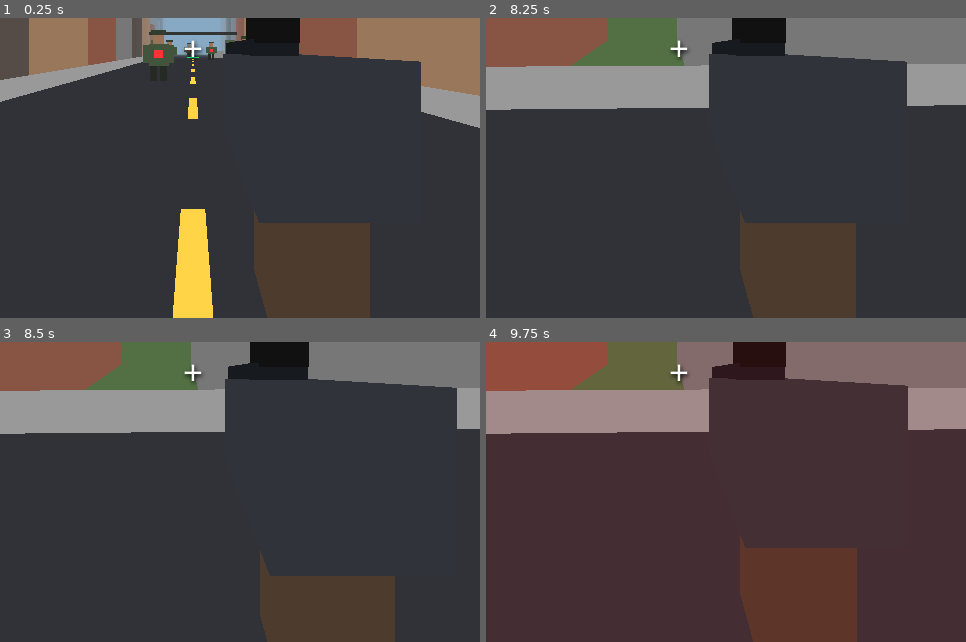
Above: before the commit, frames 1-4 (two rows, left to right).
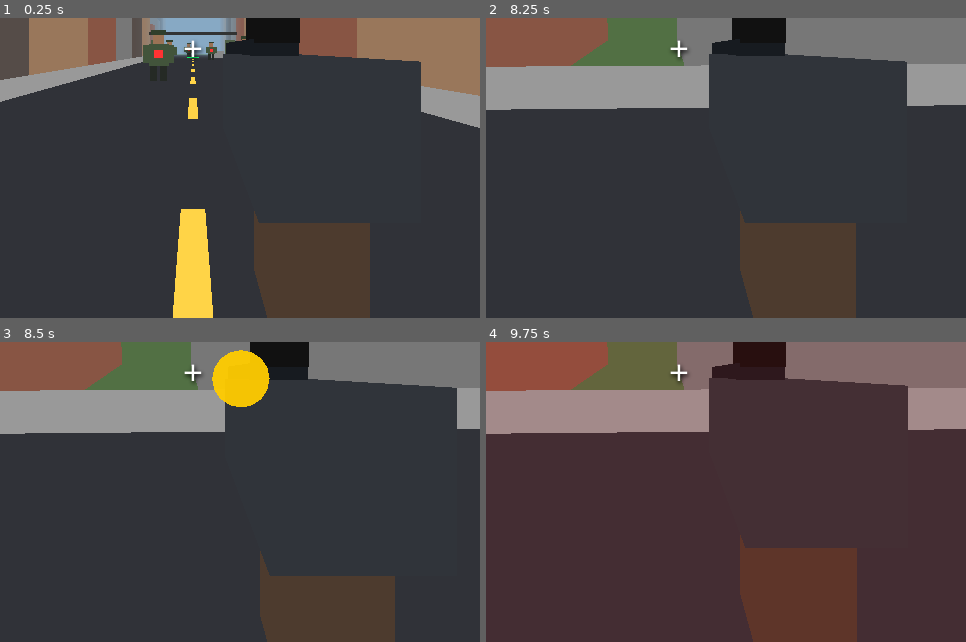
Above: after the commit, the same moments.

Repository: David31005/Military-FPS-Game
Game: browser game, page index.html
Two runs of this game, one before a commit and one after it. Both use one fixed random seed, a clock stepped at 60 frames per second and the inputs below.
Inputs (mouse positions are % of the whole screen's width and height, from its top left):
- Up to frame 1 (0.25 s): no input
- Up to frame 2 (8.25 s): click (50, 50) at 0.27 s; click (50, 60) at 1.07 s; click (9, 86) at 1.27 s; click (30, 40) at 1.67 s; click "FIRE" at 1.87 s; click "FIRE" at 2.02 s; press the mouse at (70, 35) at 2.27 s; release the mouse at (50, 30) at 2.4 s; click (9, 86) at 2.47 s; click (65, 70) at 2.87 s; click "FIRE" at 3.07 s; click (25, 75) at 3.47 s; click (9, 86) at 3.67 s; press the mouse at (50, 30) at 4.07 s; release the mouse at (40, 85) at 4.2 s; click "FIRE" at 4.27 s; click "FIRE" at 4.52 s; click (80, 55) at 4.67 s; click (9, 86) at 4.87 s; click (20, 50) at 5.27 s; click (9, 86) at 5.47 s; press the mouse at (40, 85) at 5.87 s; release the mouse at (30, 40) at 6 s; click "FIRE" at 6.07 s; click (60, 15) at 6.47 s; click (9, 86) at 6.67 s; click "FIRE" at 7.02 s; click (50, 60) at 7.07 s; click (9, 86) at 7.27 s; press the mouse at (30, 40) at 7.67 s; release the mouse at (25, 75) at 7.8 s; click (9, 86) at 7.87 s
- Up to frame 3 (8.5 s): click (70, 35) at 8.27 s; click "FIRE" at 8.47 s
- Up to frame 4 (9.75 s): click (65, 70) at 8.87 s; click (9, 86) at 9.07 s; press the mouse at (25, 75) at 9.47 s; click "FIRE" at 9.52 s; release the mouse at (20, 50) at 9.6 s; click (9, 86) at 9.67 s
The pictures show only the part of the screen within x 30-80%, y 45-95%; the shares and areas given below are measured in that part.

Frames 1-2 are identical in both runs. In frame 3, 1.8% of the frame differs, in the area x 44-57%, y 2-22%; in frame 4, nothing differs.

Commit message:
Step 8A - Add rifle muzzle flash.
Added a muzzle flash effect for the rifle with visibility control based on a timer.

Diff:
--- a/index.html
+++ b/index.html
@@ -242,6 +242,24 @@
 makeBox(gun,.15,.25,.2,0x4d3b2e,0,-.2,.15);
 makeBox(gun,.1,.12,.18,0x111111,0,.2,-.15);
 
+ // STEP 8A - RIFLE MUZZLE FLASH
+
+const muzzleFlash = new THREE.Mesh(
+  new THREE.SphereGeometry(0.12, 8, 8),
+  new THREE.MeshBasicMaterial({
+    color: 0xffcc00,
+    transparent: true,
+    opacity: 0.95,
+    depthTest: false
+  })
+);
+
+muzzleFlash.position.set(0, 0.1, -0.85);
+muzzleFlash.visible = false;
+gun.add(muzzleFlash);
+
+let flashTimer = 0;
+
 // STEP 7 MILITARY CHECKPOINT
 const checkpoint=new THREE.Group();
 checkpoint.position.set(0,0,-55);
@@ -408,9 +426,13 @@
   return;
  }
 
- ammo--;
- recoil=.12;
- updateHUD();
+
+ammo--;
+recoil=.12;
+flashTimer=.09;
+muzzleFlash.visible=true;
+updateHUD();
+
 
  raycaster.setFromCamera(center,camera);
  raycaster.far=100;
@@ -575,6 +597,10 @@
   }
 
   recoil=Math.max(0,recoil-dt*.5);
+
+flashTimer=Math.max(0,flashTimer-dt);
+muzzleFlash.visible=flashTimer>0;
+
   gun.position.z=-1.2+recoil;
 
   damageFlash=Math.max(0,damageFlash-dt);
